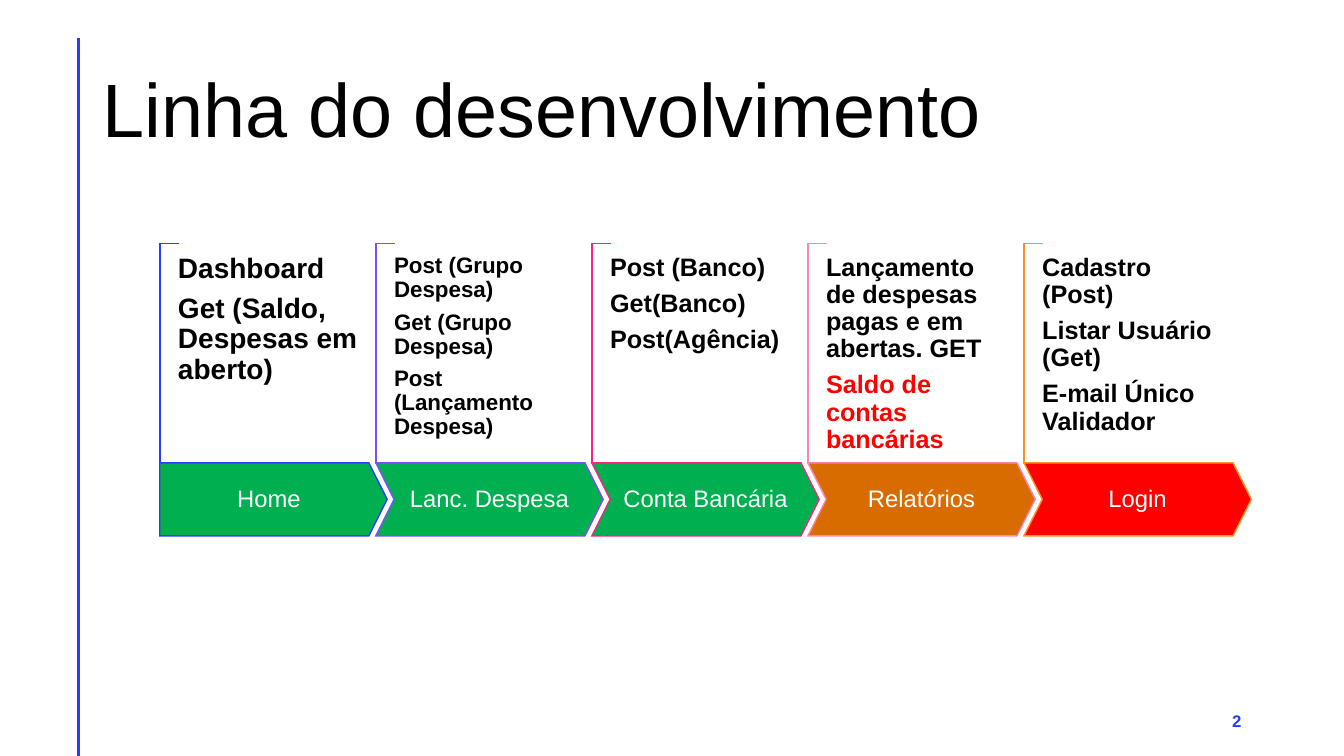
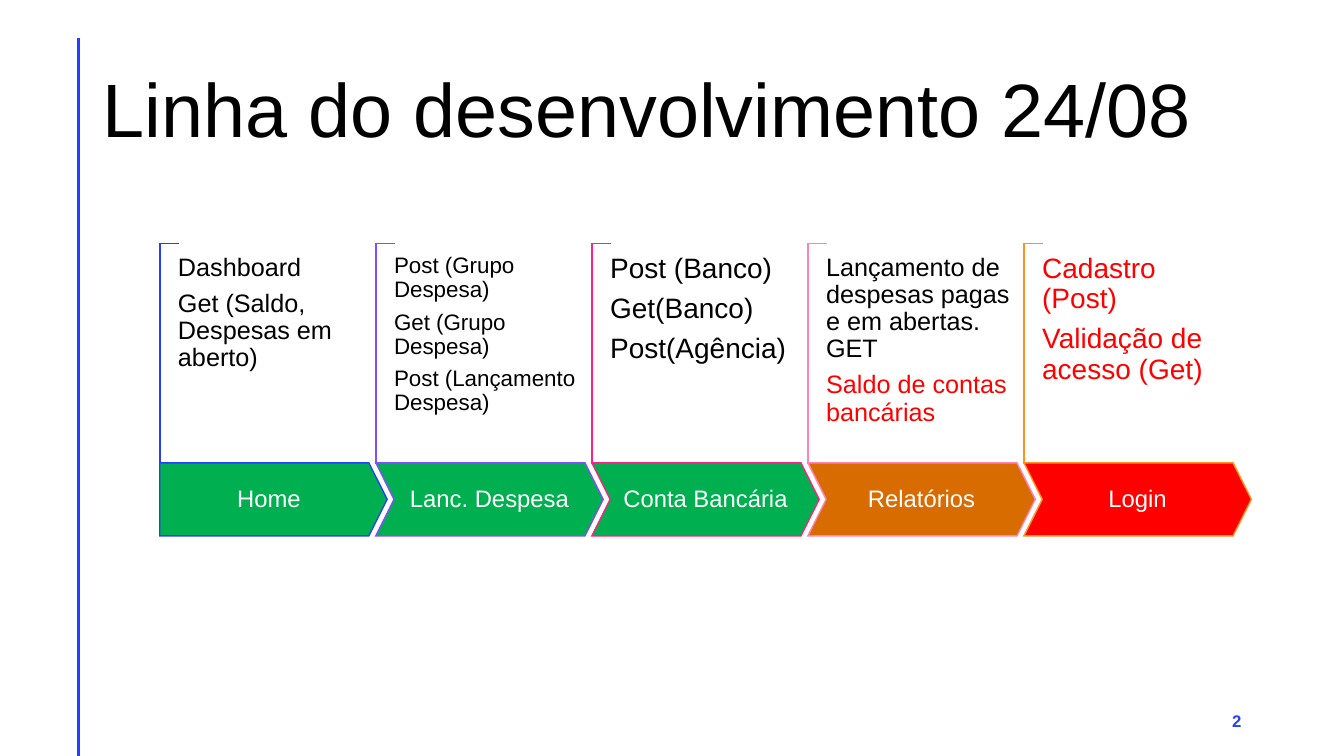
Before and after one commit to jwpires/ProjetoIntegradorSenac, a slide deck: slide 2 of OUTROS ARQUIVOS/apresentação 31-08.pptx. Drawn at 1344x756 pixels with LibreOffice and Linux fonts; fonts in the diff are those of the drawing. Boxes give left, top, right and bottom in pixels: in the first picture for what was removed or moved away, otherwise in the second. Text is boxed around its words. In the diff, an @@ line names an element or a change of style, - is before the commit and + after.

Commit message:
Apresentação

```diff
--- a/OUTROS ARQUIVOS/apresentação 31-08.pptx
+++ b/OUTROS ARQUIVOS/apresentação 31-08.pptx
@@ title at (102, 82, 1190, 138): text changed @@
-Linha do desenvolvimento
+Linha do desenvolvimento 24/08
@@ text "Dashboard" at (178, 257, 332, 372): size 20 to 18 pt, bold off @@
@@ text "Post (Grupo Despesa)" at (394, 256, 575, 415): bold off @@
@@ text "Post (Banco)" at (610, 257, 786, 363): size 18 to 20 pt, bold off @@
@@ text "Lançamento de despesas pagas e ..." at (826, 257, 1010, 422): bold off @@
@@ text at (1042, 257, 1156, 314): size 18 to 20 pt, text colour #000000 to #FF0000, bold off in "Cadastro (Post)" @@
@@ text at (1042, 327, 1203, 384): text changed; size 18 to 20 pt; text colour #000000 to #FF0000; bold off @@
-Listar Usuário (Get)
-E-mail Único Validador
+Validação de acesso (Get)
```
Also in this commit, not shown: 1 slide added.
